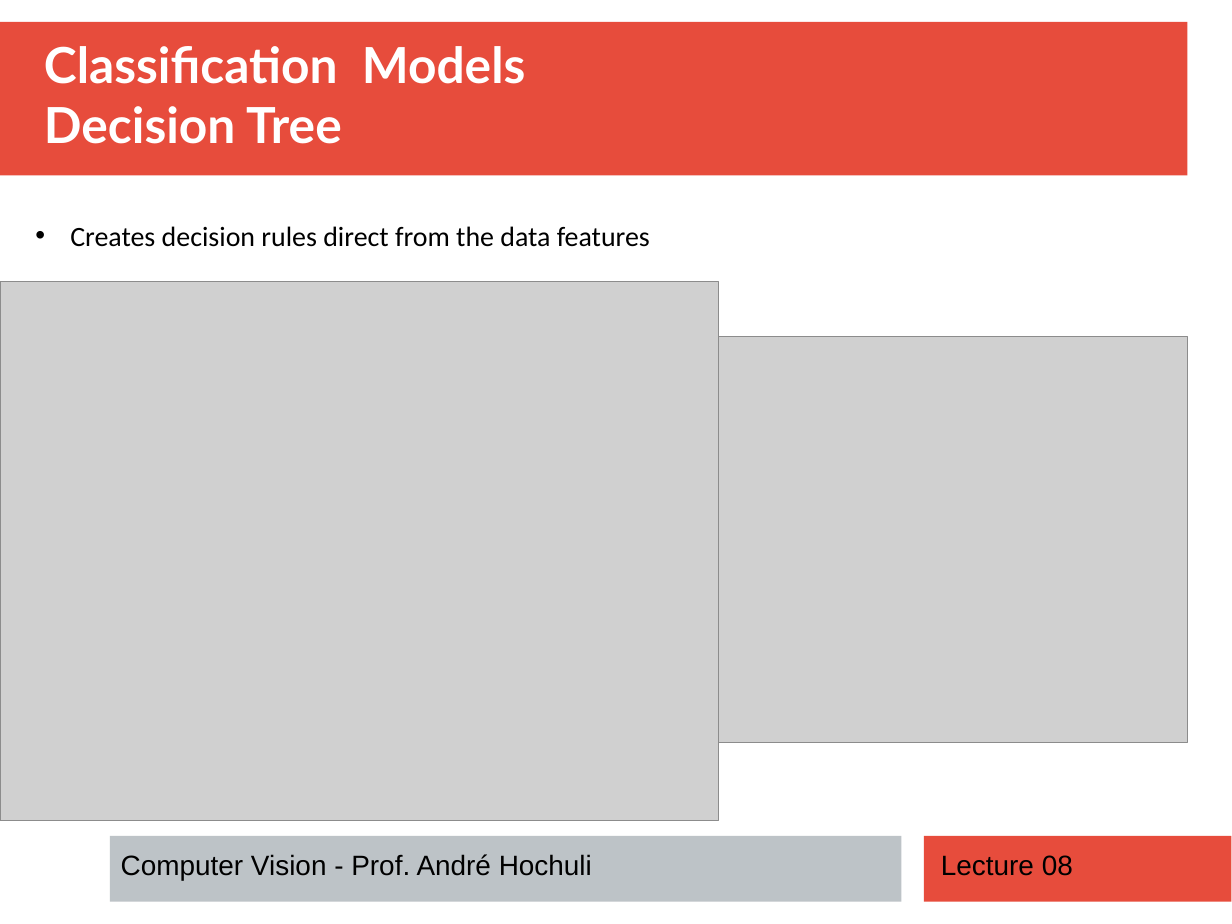
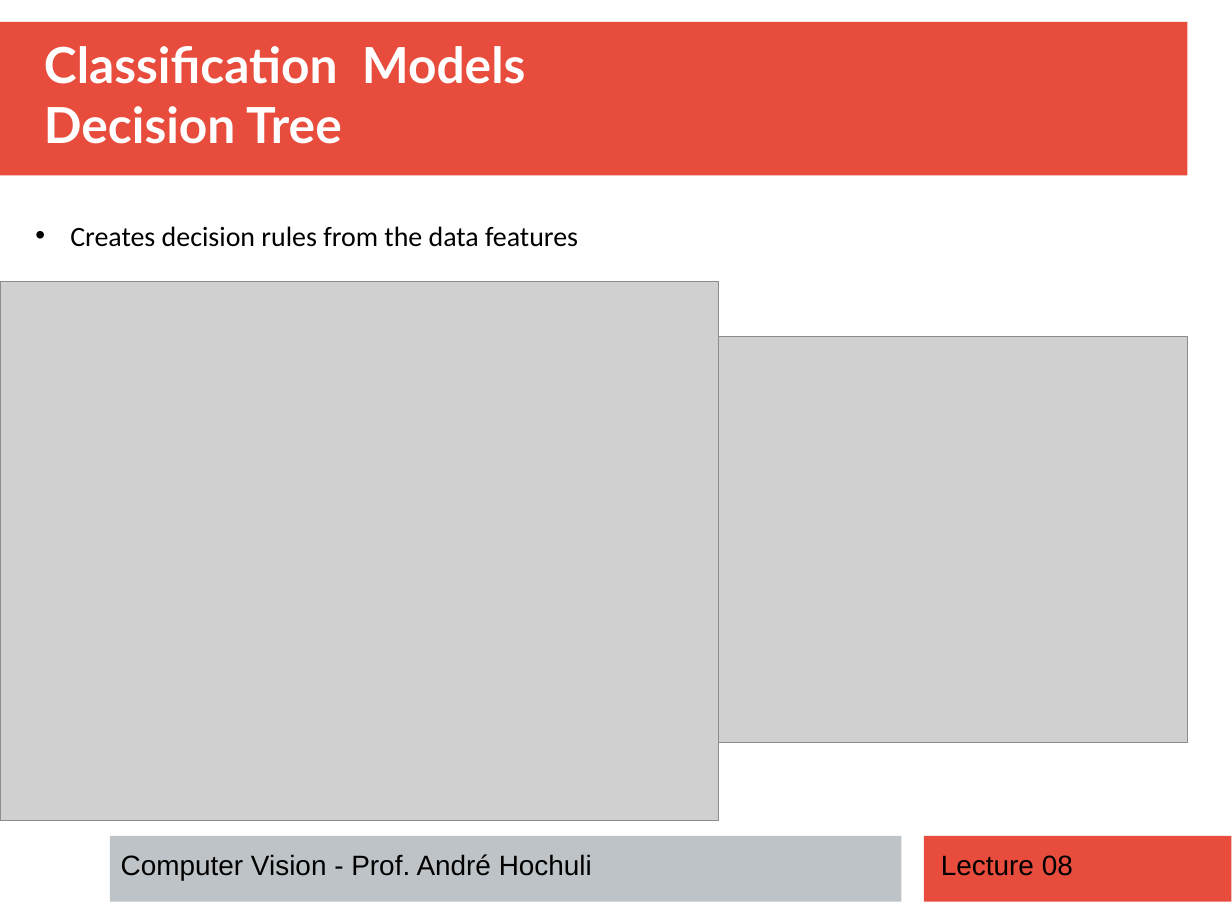
Before and after one commit to andrehochuli/teaching, a slide deck: slide 15 of ComputerVision/Lecture 08 - Classification/Lecture 08 - Classification.pptx. Drawn at 1232x924 pixels with LibreOffice and Linux fonts; fonts in the diff are those of the drawing; grey boxes stand for pictures. Boxes give left, top, right and bottom in pixels: in the first picture for what was removed or moved away, otherwise in the second. Text is boxed around its words. In the diff, an @@ line names an element or a change of style, - is before the commit and + after.

```diff
--- a/ComputerVision/Lecture 08 - Classification/Lecture 08 - Classification.pptx
+++ b/ComputerVision/Lecture 08 - Classification/Lecture 08 - Classification.pptx
@@ text at (70,226,578,247): text changed @@
-• Creates decision rules direct from the data features
+• Creates decision rules from the data features
```
Also in this commit, not shown: 8 other slides changed, 3 slides added, 1 other file.
